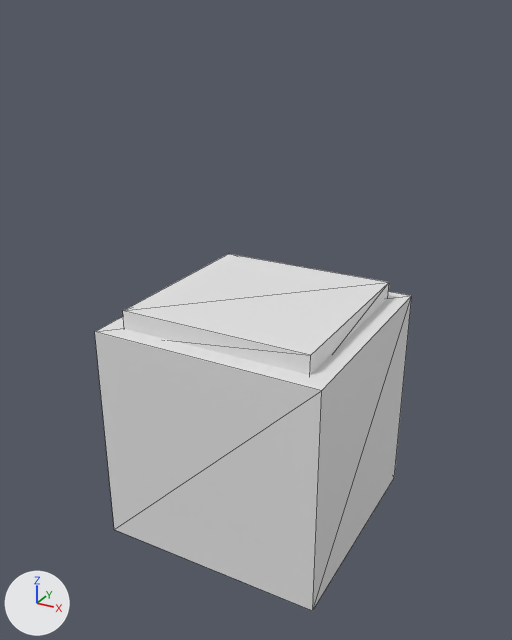
Before and after pictures for a commit that changed the glTF model dead-district/assets/models/furn_gun_locker.glb.
Before and after are seen from a 50 mm lens placed at (1.2, -2.22, 1.98), pointed at (-0.01, -0.04, 0.88). The lights are fixed; the arrows at lower left show +X, +Y and +Z. The picture after the commit comes second. Mesh edges are drawn as thin lines. Vertices at exactly the same position are counted once.

In view in the first picture: 'furn_gun_locker'.
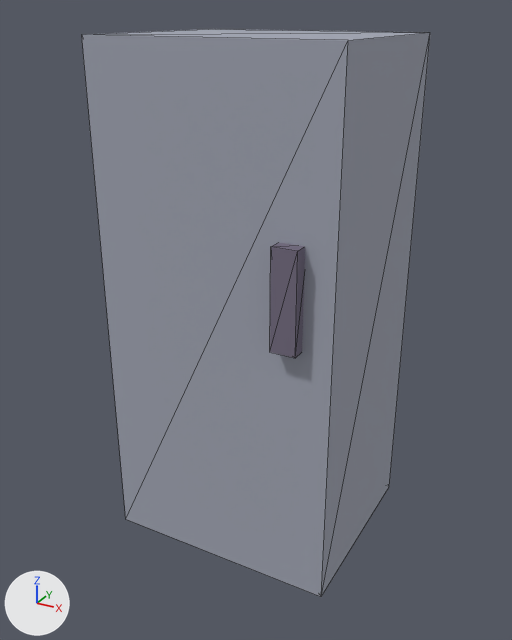
What changed in the scene script:
```text
Add mat_material_0:
    mat_material_0 = bpy.data.materials.new('Material_0')
    mat_material_0.use_nodes = True; mat_material_0.node_tree.nodes.clear()
    _N = mat_material_0.node_tree.nodes; _L = mat_material_0.node_tree.links
    n0 = _N.new('ShaderNodeBsdfPrincipled'); n0.name = 'Principled BSDF'
    n0.inputs[2].default_value = 1.0  # 'Roughness'
    n1 = _N.new('ShaderNodeOutputMaterial'); n1.name = 'Material Output'
    n2 = _N.new('ShaderNodeVertexColor'); n2.name = 'Color Attribute'
    _L.new(n0.outputs[0], n1.inputs[0])  # 'BSDF' to 'Surface'
    _L.new(n2.outputs[0], n0.inputs[0])  # 'Color' to 'Base Color'
Change me_mesh_0:
    used by ob_furn_gun_locker; location = (0.0, 0.0, 0.0)
    remove me_mesh_0.from_pydata(...)  # 16 vertices, 24 faces; spans x -0.45..0.45, y -0.45..0.45, z 0.0..0.97
    add me_mesh_0.from_pydata(...)  # 16 vertices, 24 faces; spans x -0.45..0.45, y -0.425..0.375, z 0.0..1.9
    me_mesh_0 part 1: the loose piece of 8 vertices spanning x -0.45..0.45, y -0.45..0.45, z 0.0..0.9 is scaled about the mesh origin by (1, 0.833, 2.11)
    me_mesh_0 part 2: the loose piece of 8 vertices spanning x -0.375..0.375, y -0.375..0.375, z 0.87..0.97 is scaled about its middle by (0.12, 0.0933, 3.5), then moved by (0.3, -0.39, 0.23)
    me_mesh_0 part 3: vertex colours changed
    add me_mesh_0.materials.append(mat_material_0)
```

Where the change shows, as pixel boxes [x1, y1, x2, y2] in the pictures (512 x 640 px; the box of a moved part takes in the faces that stretch with it):
'furn_gun_locker', recoloured, reshaped (white to grey, 10% wider, 59% taller): before [95, 254, 412, 611]; after [82, 29, 430, 597]
part 1 of me_mesh_0, moved or reshaped: before [95, 292, 412, 611]; after [82, 29, 430, 597]
part 2 of me_mesh_0, moved or reshaped: before [123, 254, 389, 375]; after [270, 242, 305, 358]
